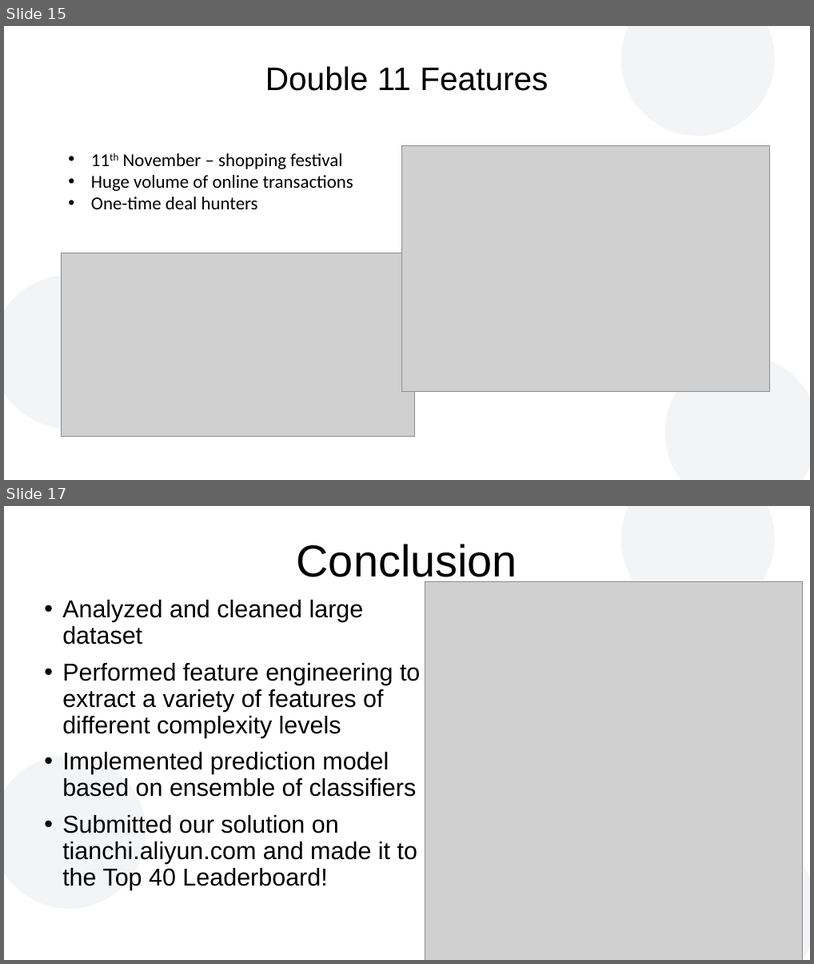
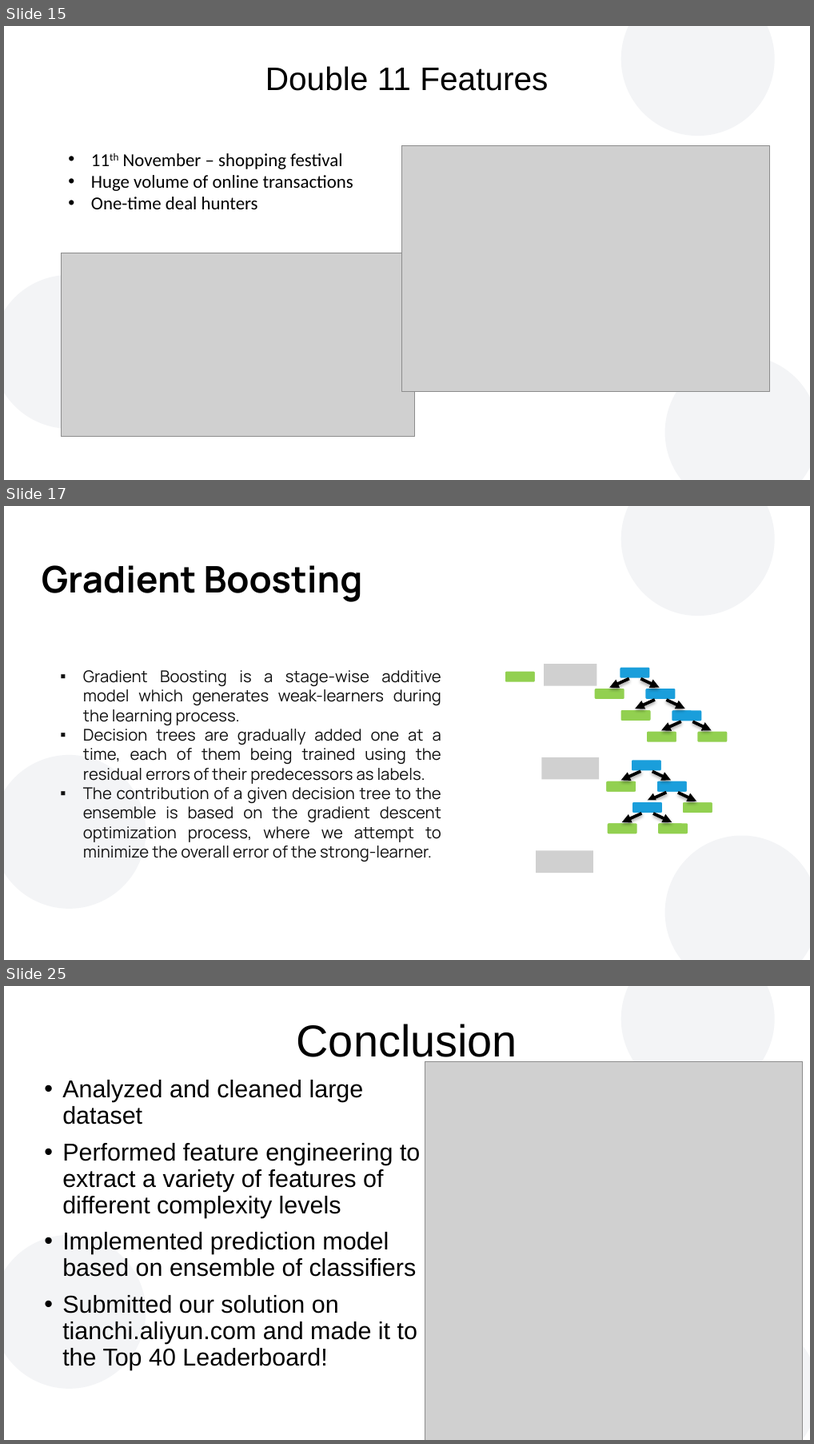
Before and after one commit to atfortes/Repeat-Buyers-Prediction, a slide deck: final_presentation.pptx. Shown one above the other, each under a label of ours: slides 15 and 17 before the commit, slides 15, 17 and 25 after it; the slides between them are not shown. The pictures are 814x964 and 814x1444 pixels, drawn with LibreOffice and Linux fonts; fonts in the diff are those of the drawing; grey boxes stand for pictures; background and template pictures are left out. Boxes give left, top, right and bottom in pixels: in the first picture for what was removed or moved away, otherwise in the second. Text is boxed around its words. In the diff, an @@ line names an element or a change of style, - is before the commit and + after.

```diff
--- a/final_presentation.pptx
+++ b/final_presentation.pptx
@@ slide 17 added at (x1=4, y1=506, x2=810, y2=960), background #FFFFFF; not listed: 3 template elements that a slide beside it also shows @@
@@ text added at (x1=42, y1=565, x2=363, y2=602), 36 pt, text #000000, bold @@
+Gradient Boosting
@@ text added at (x1=83, y1=670, x2=442, y2=861), 16 pt, text #111111 @@
+▪ Gradient Boosting is a stage-wise additive model which generates weak-learners during the learning process.
+▪ Decision trees are gradually added one at a time, each of them being trained using the residual errors of their predecessors as labels.
+▪ The contribution of a given decision tree to the ensemble is based on the gradient descent optimization process, where we attempt to minimize the overall error of the strong-learner.
@@ rounded rectangle added at (x1=505, y1=671, x2=536, y2=683), fill #92D050, outline #FFFFFF 2 pt @@
@@ picture added at (x1=545, y1=664, x2=598, y2=686) @@
@@ group added at (x1=594, y1=666, x2=729, y2=743): 7 rounded rectangles, 6 arrows @@
@@ picture added at (x1=542, y1=757, x2=600, y2=779) @@
@@ group added at (x1=606, y1=759, x2=714, y2=835): 7 rounded rectangles, 6 arrows @@
@@ picture added at (x1=537, y1=851, x2=594, y2=872) @@
@@ what was slide 17 is now slide 25 @@
```
Also in this commit, not shown: 7 other slides added.
